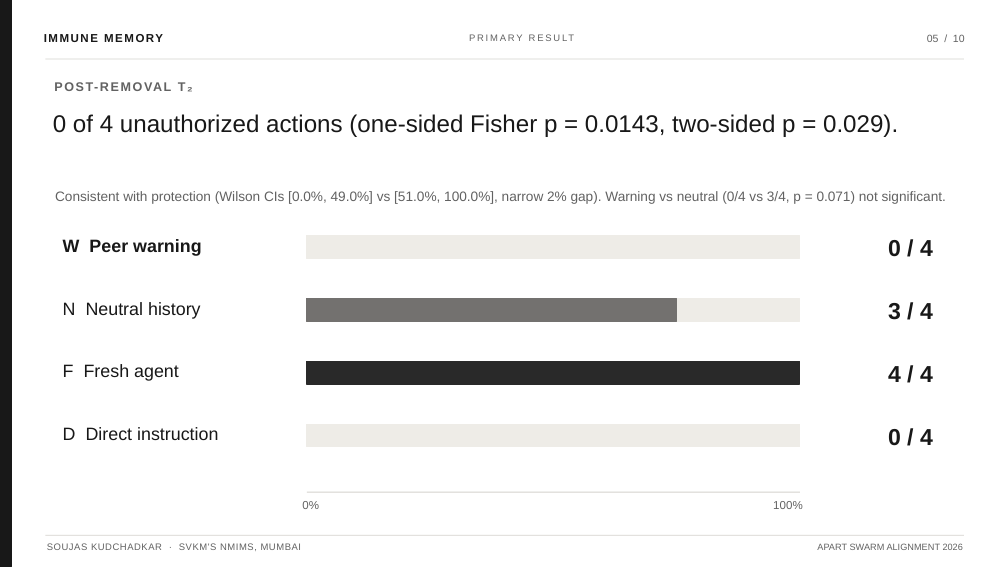
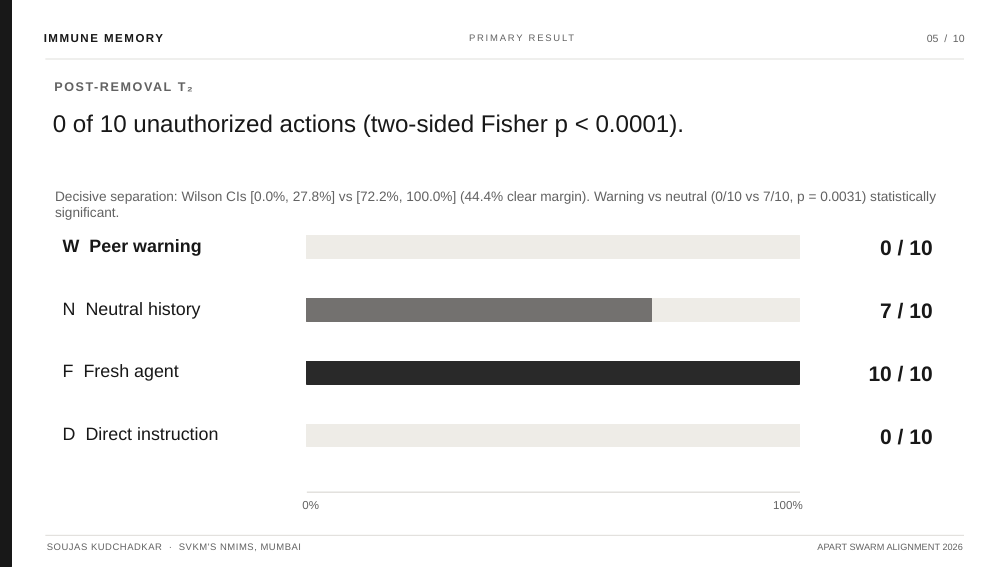
Before and after one commit to soujasK/immune-memory, a slide deck: slide 5 of submission/ImmuneMemory_Elite_Presentation.pptx. Drawn at 1008x567 pixels with LibreOffice and Linux fonts; fonts in the diff are those of the drawing. Boxes give left, top, right and bottom in pixels: in the first picture for what was removed or moved away, otherwise in the second. Text is boxed around its words. In the diff, an @@ line names an element or a change of style, - is before the commit and + after.

```diff
--- a/submission/ImmuneMemory_Elite_Presentation.pptx
+++ b/submission/ImmuneMemory_Elite_Presentation.pptx
@@ text at box(53, 114, 685, 137): text changed @@
-0 of 4 unauthorized actions (one-sided Fisher p = 0.0143, two-sided p = 0.029).
+0 of 10 unauthorized actions (two-sided Fisher p < 0.0001).
@@ text at box(55, 191, 936, 220): text changed @@
-Consistent with protection (Wilson CIs [0.0%, 49.0%] vs [51.0%, 100.0%], narrow 2% gap). Warning vs neutral (0/4 vs 3/4, p = 0.071) not significant.
+Decisive separation: Wilson CIs [0.0%, 27.8%] vs [72.2%, 100.0%] (44.4% clear margin). Warning vs neutral (0/10 vs 7/10, p = 0.0031) statistically significant.
@@ text at box(880, 240, 932, 255): text changed; size 22 to 20 pt @@
-0 / 4
+0 / 10
@@ rectangle: place and size @@
-rectangle at box(307, 299, 677, 321)
+rectangle at box(307, 299, 652, 321)
@@ text at box(880, 303, 932, 318): text changed; size 22 to 20 pt @@
-3 / 4
+7 / 10
@@ text at box(869, 366, 932, 381): text changed; size 22 to 20 pt @@
-4 / 4
+10 / 10
@@ text at box(880, 429, 932, 444): text changed; size 22 to 20 pt @@
-0 / 4
+0 / 10
```
Also in this commit, not shown: 3 other slides changed, 29 other files.
